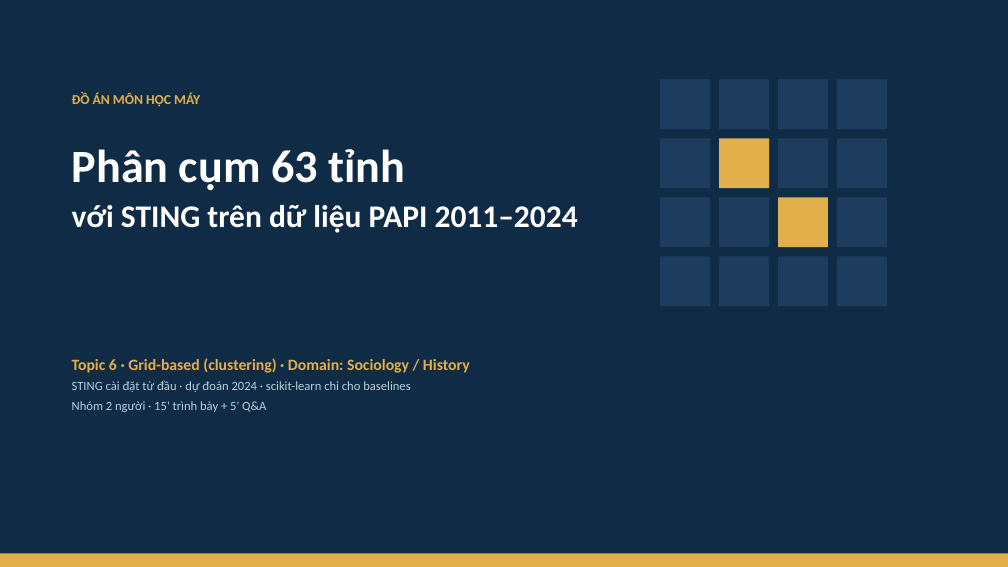
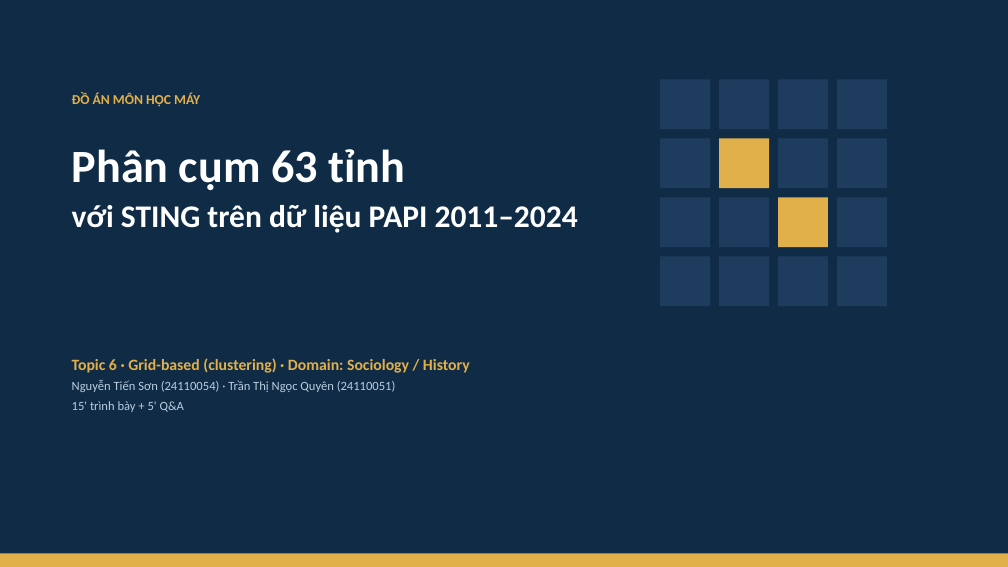
Before and after one commit to JasonTM17/Grid_Based_Sociology, a slide deck: slide 1 of slides/midterm.pptx. Drawn at 1008x567 pixels with LibreOffice and Linux fonts; fonts in the diff are those of the drawing. Boxes give left, top, right and bottom in pixels: in the first picture for what was removed or moved away, otherwise in the second. Text is boxed around its words. In the diff, an @@ line names an element or a change of style, - is before the commit and + after.

```diff
--- a/slides/midterm.pptx
+++ b/slides/midterm.pptx
@@ text at box(72, 380, 396, 412): text changed @@
-STING cài đặt từ đầu · dự đoán 2024 · scikit-learn chỉ cho baselines
-Nhóm 2 người · 15' trình bày + 5' Q&A
+Nguyễn Tiến Sơn (24110054) · Trần Thị Ngọc Quyên (24110051)
+15' trình bày + 5' Q&A
```
Also in this commit, not shown: 13 other slides changed, 6 other files.
